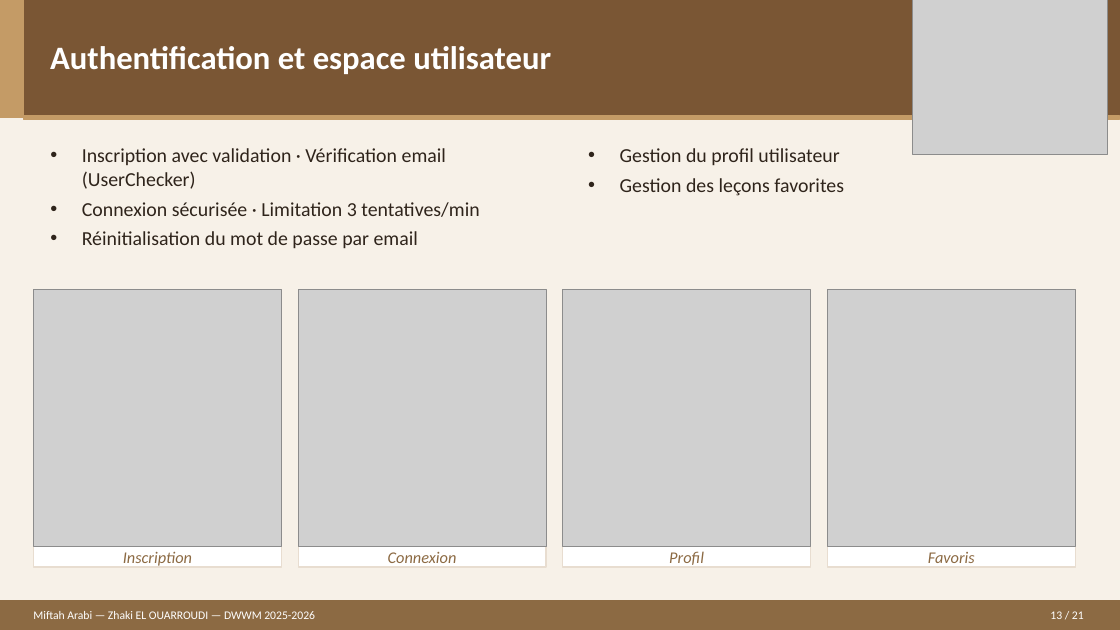
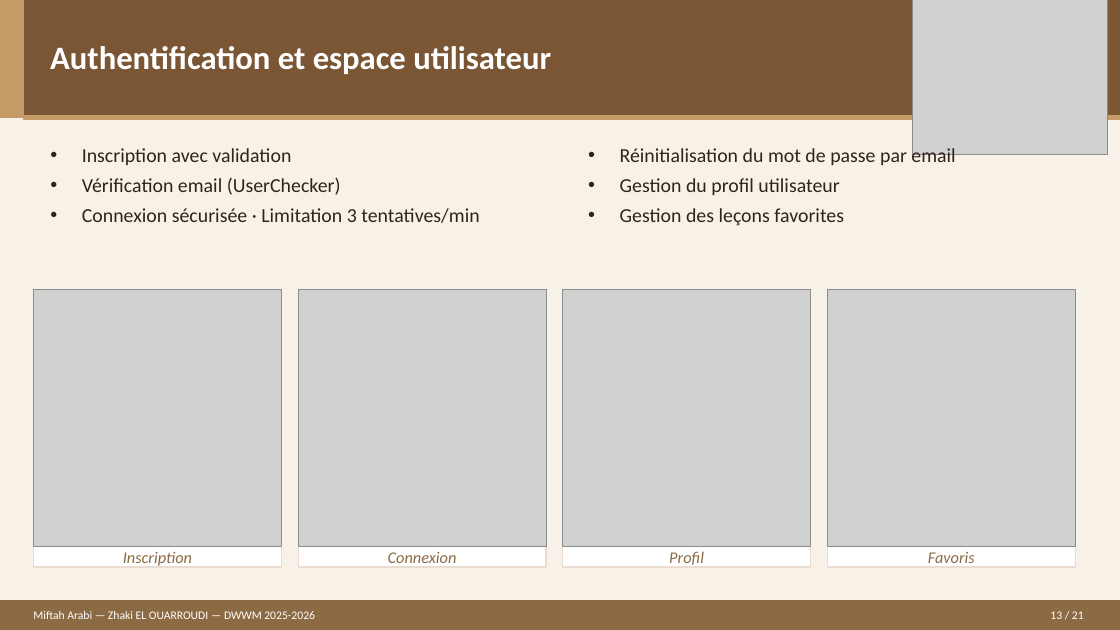
Before and after one commit to E-Zhaki/LIVRABLES-DWWM, a slide deck: slide 13 of SUPPORT DE PRESENTATION.pptx. Drawn at 1120x630 pixels with LibreOffice and Linux fonts; fonts in the diff are those of the drawing; grey boxes stand for pictures. Boxes give left, top, right and bottom in pixels: in the first picture for what was removed or moved away, otherwise in the second. Text is boxed around its words. In the diff, an @@ line names an element or a change of style, - is before the commit and + after.

```diff
--- a/SUPPORT DE PRESENTATION.pptx
+++ b/SUPPORT DE PRESENTATION.pptx
@@ text at (x1=82, y1=148, x2=341, y2=195): text changed @@
-• Inscription avec validation · Vérification email (UserChecker)
+• Inscription avec validation
+• Vérification email (UserChecker)
@@ text at (x1=620, y1=146, x2=955, y2=165): paragraph added @@
+• Réinitialisation du mot de passe par email
@@ text at (x1=82, y1=231, x2=418, y2=248): paragraph removed @@
-• Réinitialisation du mot de passe par email
```
Also in this commit, not shown: 8 other slides changed.
